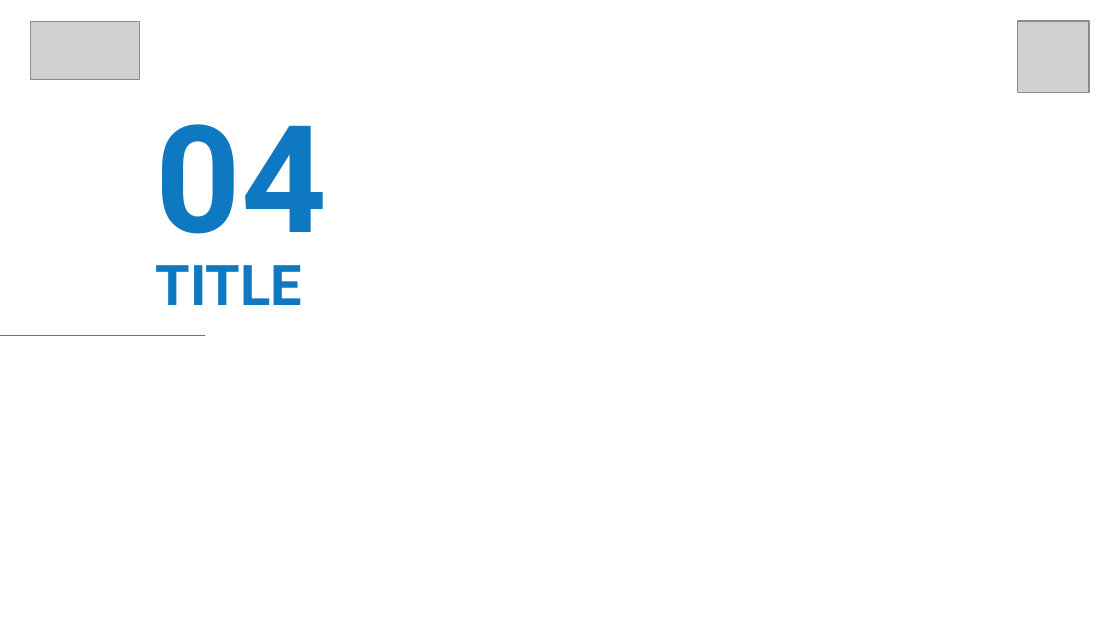
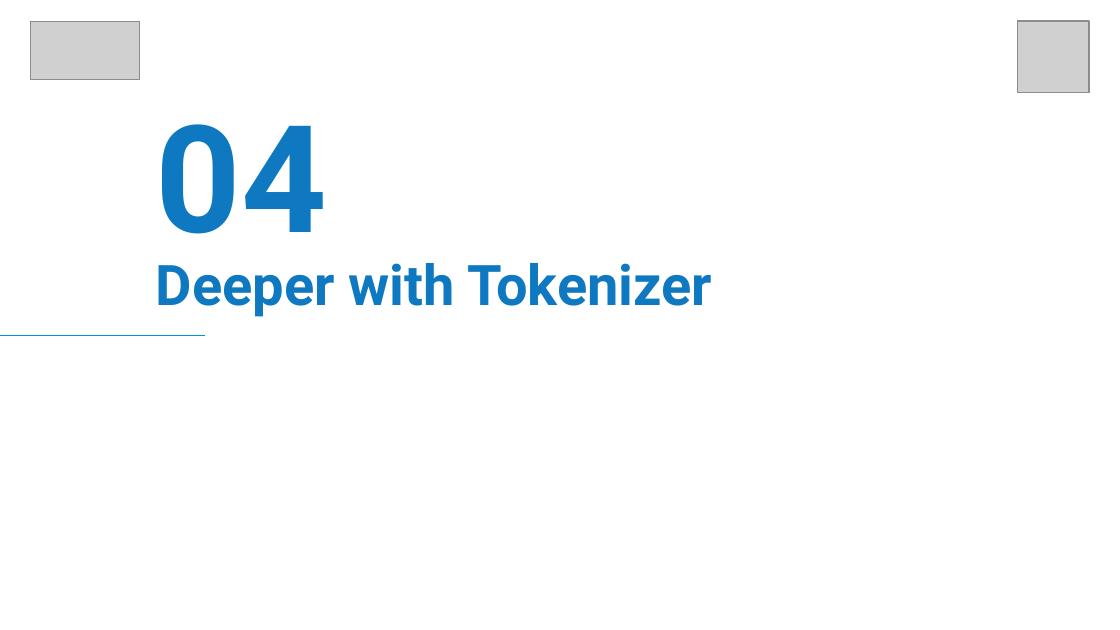
Before and after one commit to VinhDevNguyen/Tensorflow_Seminar, a slide deck: slide 18 of 3_NLP_In_TF/Week_1/Slide/Sentiment_In_Text.pptx (slide 16 before the commit). Drawn at 1120x630 pixels with LibreOffice and Linux fonts; fonts in the diff are those of the drawing; grey boxes stand for pictures; background and template pictures are left out. Boxes give left, top, right and bottom in pixels: in the first picture for what was removed or moved away, otherwise in the second. Text is boxed around its words. In the diff, an @@ line names an element or a change of style, - is before the commit and + after.

```diff
--- a/3_NLP_In_TF/Week_1/Slide/Sentiment_In_Text.pptx
+++ b/3_NLP_In_TF/Week_1/Slide/Sentiment_In_Text.pptx
@@ title at (156, 263, 712, 317): text changed @@
-TITLE
+Deeper with Tokenizer
```
Also in this commit, not shown: 6 other slides changed, 11 slides added, 5 slides removed.
